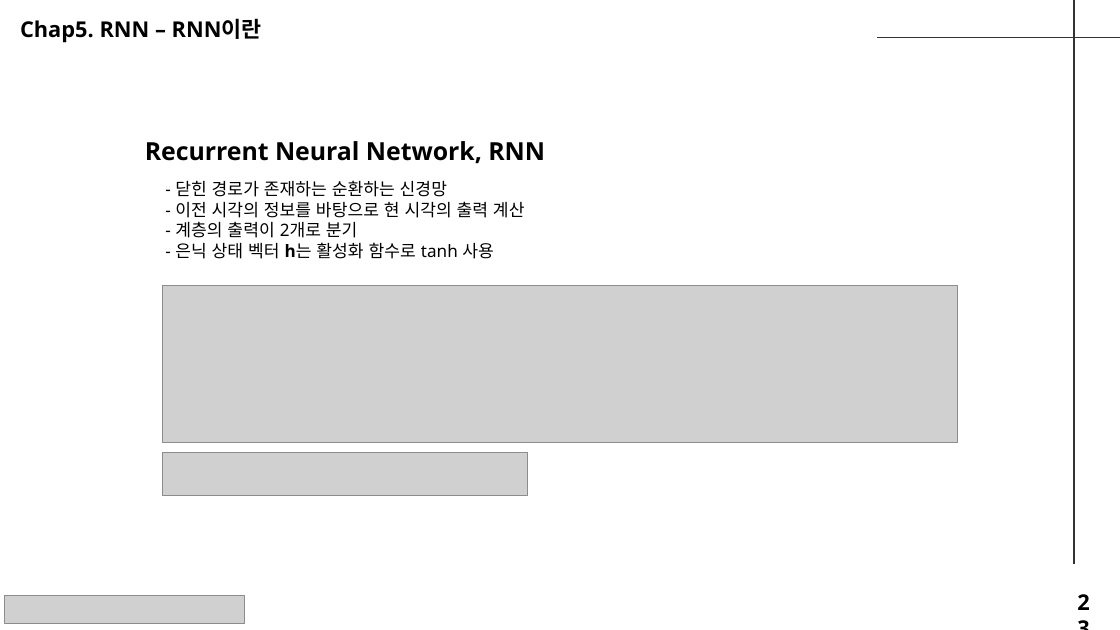
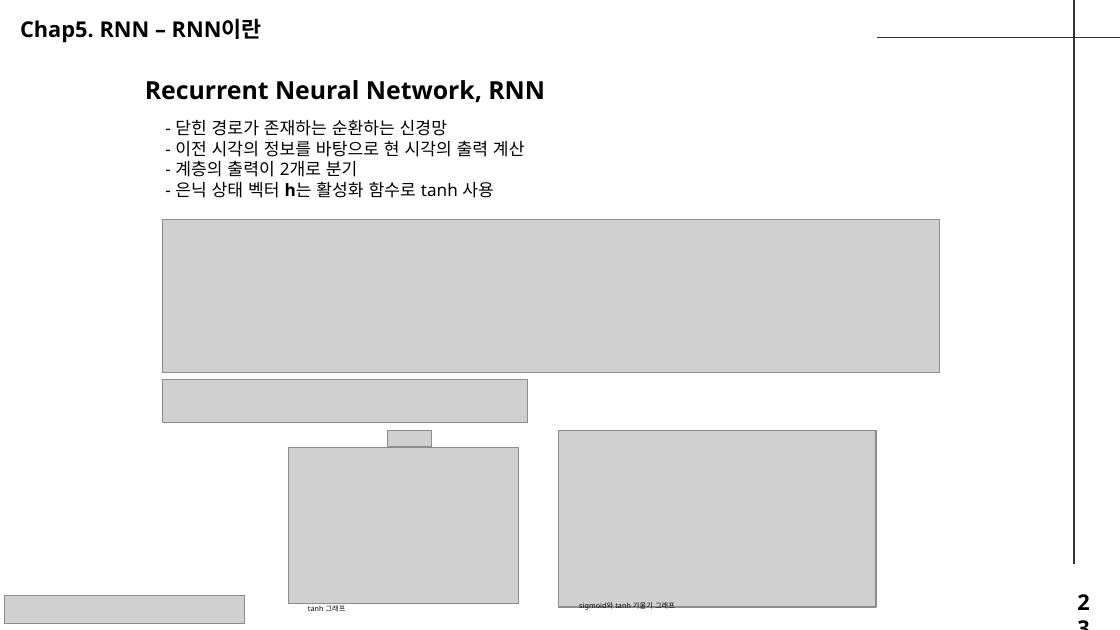
Before and after one commit to seungdeng/Deep-Learning-from-Scratch, a slide deck: slide 23 of study/발표자료/20250220_밑딥2_이승건_chap2345발표자료_NotoSans.pptx. Drawn at 1120x630 pixels with LibreOffice and Linux fonts; fonts in the diff are those of the drawing; grey boxes stand for pictures. Boxes give left, top, right and bottom in pixels: in the first picture for what was removed or moved away, otherwise in the second. Text is boxed around its words. In the diff, an @@ line names an element or a change of style, - is before the commit and + after.

```diff
--- a/study/발표자료/20250220_밑딥2_이승건_chap2345발표자료_NotoSans.pptx
+++ b/study/발표자료/20250220_밑딥2_이승건_chap2345발표자료_NotoSans.pptx
@@ text "Recurrent Neural Network, RNN": place and size @@
-text "Recurrent Neural Network, RNN" at [145, 141, 545, 164]
+text "Recurrent Neural Network, RNN" at [145, 80, 545, 103]
@@ text "- 닫힌 경로가 존재하는 순환하는 ...": place and size @@
-text "- 닫힌 경로가 존재하는 순환하는 ..." at [175, 180, 525, 259]
+text "- 닫힌 경로가 존재하는 순환하는 ..." at [175, 119, 525, 198]
@@ picture: place and size @@
-picture at [162, 286, 958, 444]
+picture at [162, 220, 940, 373]
@@ picture: place and size @@
-picture at [162, 452, 528, 496]
+picture at [162, 380, 528, 423]
@@ picture added at [288, 448, 517, 604] @@
@@ picture added at [388, 431, 431, 447] @@
@@ picture added at [559, 430, 876, 607] @@
@@ text added at [308, 605, 346, 612], 8 pt, text #000000 @@
+tanh 그래프
@@ text added at [579, 602, 675, 611], 8 pt, text #000000 @@
+sigmoid와 tanh 기울기 그래프
```
Also in this commit, not shown: 14 other slides changed.
